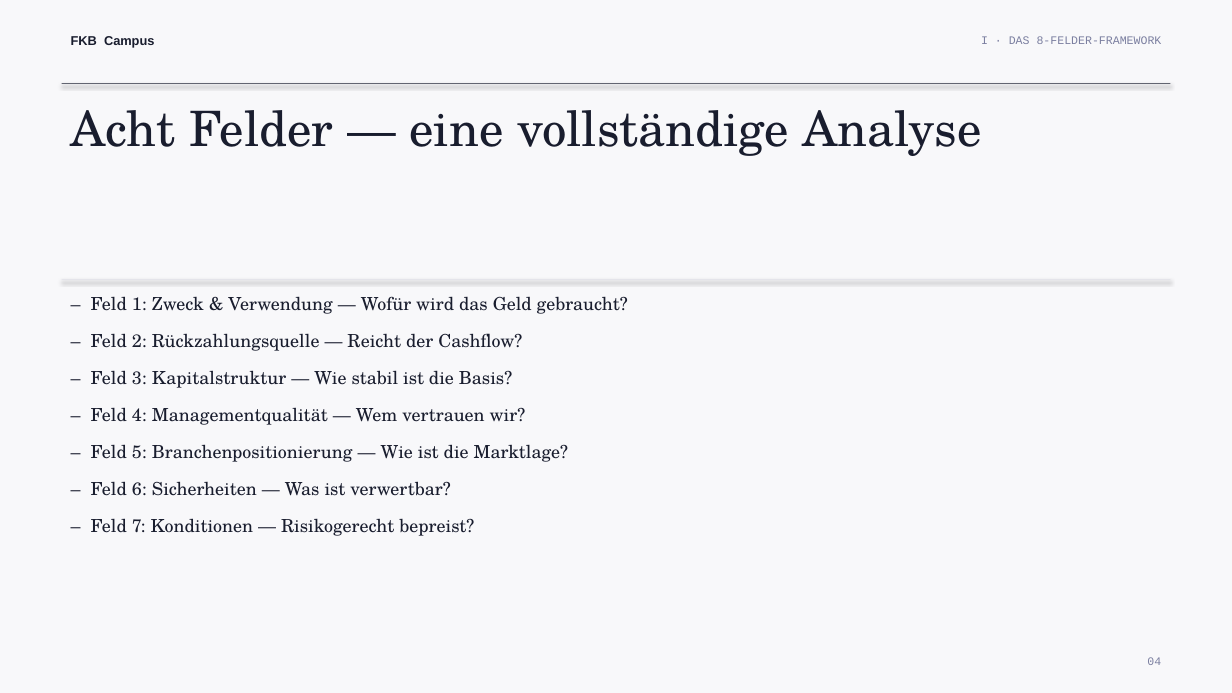
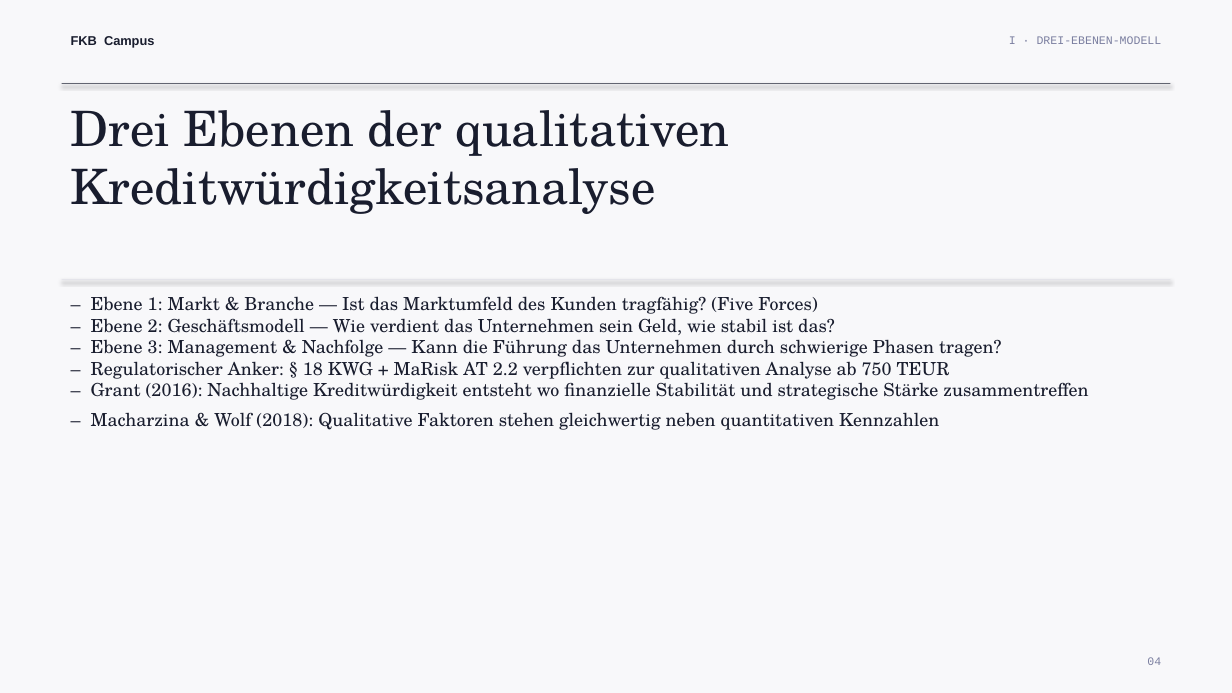
Before and after one commit to ck5rqc47pr-byte/firmenkundenakademie-online, a slide deck: slide 4 of public/downloads/praesentation/M22.pptx. Drawn at 1232x693 pixels with LibreOffice and Linux fonts; fonts in the diff are those of the drawing. Boxes give left, top, right and bottom in pixels: in the first picture for what was removed or moved away, otherwise in the second. Text is boxed around its words. In the diff, an @@ line names an element or a change of style, - is before the commit and + after.

```diff
--- a/public/downloads/praesentation/M22.pptx
+++ b/public/downloads/praesentation/M22.pptx
@@ text at (1009, 36, 1162, 44): text changed @@
-I · DAS 8-FELDER-FRAMEWORK
+I · DREI-EBENEN-MODELL
@@ text at (71, 110, 730, 214): text changed @@
-Acht Felder — eine vollständige Analyse
+Drei Ebenen der qualitativen Kreditwürdigkeitsanalyse
@@ text at (91, 296, 1088, 430): text changed @@
-– Feld 1: Zweck & Verwendung — Wofür wird das Geld gebraucht?
-– Feld 2: Rückzahlungsquelle — Reicht der Cashflow?
-– Feld 3: Kapitalstruktur — Wie stabil ist die Basis?
-– Feld 4: Managementqualität — Wem vertrauen wir?
-– Feld 5: Branchenpositionierung — Wie ist die Marktlage?
-– Feld 6: Sicherheiten — Was ist verwertbar?
-– Feld 7: Konditionen — Risikogerecht bepreist?
+– Ebene 1: Markt & Branche — Ist das Marktumfeld des Kunden tragfähig? (Five Forces)
+– Ebene 2: Geschäftsmodell — Wie verdient das Unternehmen sein Geld, wie stabil ist das?
+– Ebene 3: Management & Nachfolge — Kann die Führung das Unternehmen durch schwierige Phasen tragen?
+– Regulatorischer Anker: § 18 KWG + MaRisk AT 2.2 verpflichten zur qualitativen Analyse ab 750 TEUR
+– Grant (2016): Nachhaltige Kreditwürdigkeit entsteht wo finanzielle Stabilität und strategische Stärke zusammentreffen
+– Macharzina & Wolf (2018): Qualitative Faktoren stehen gleichwertig neben quantitativen Kennzahlen
```
Also in this commit, not shown: 7 other slides changed, 3 slides added, 3 slides removed.
